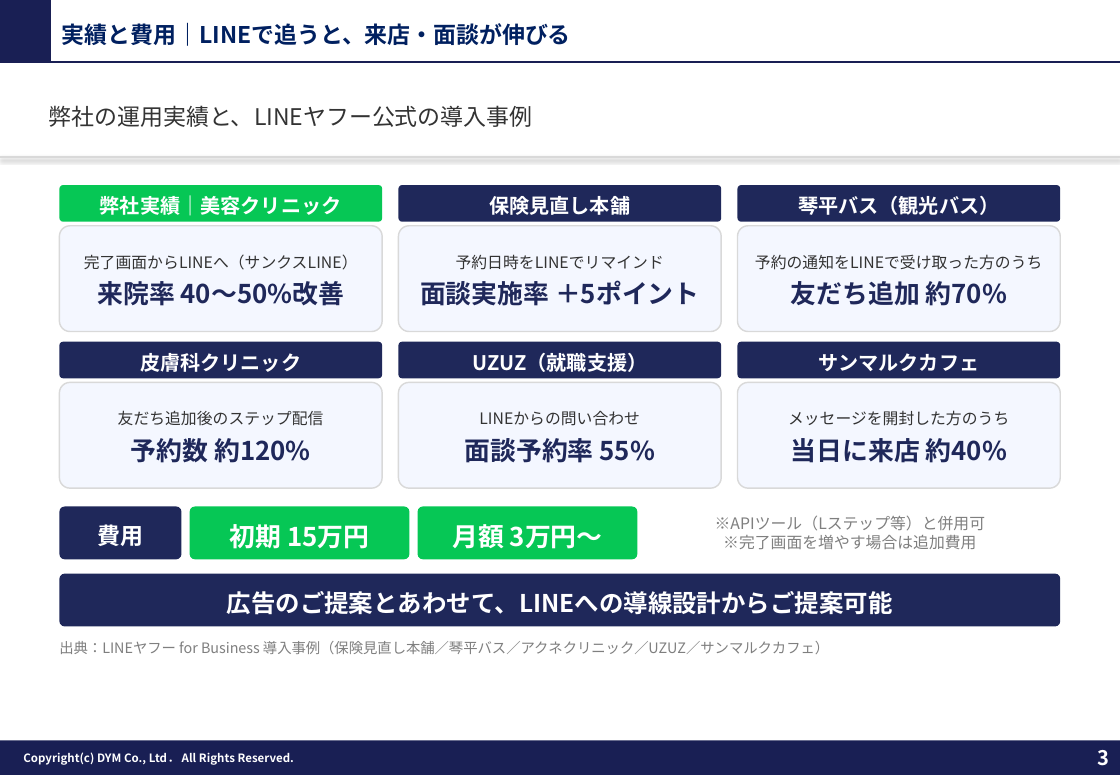
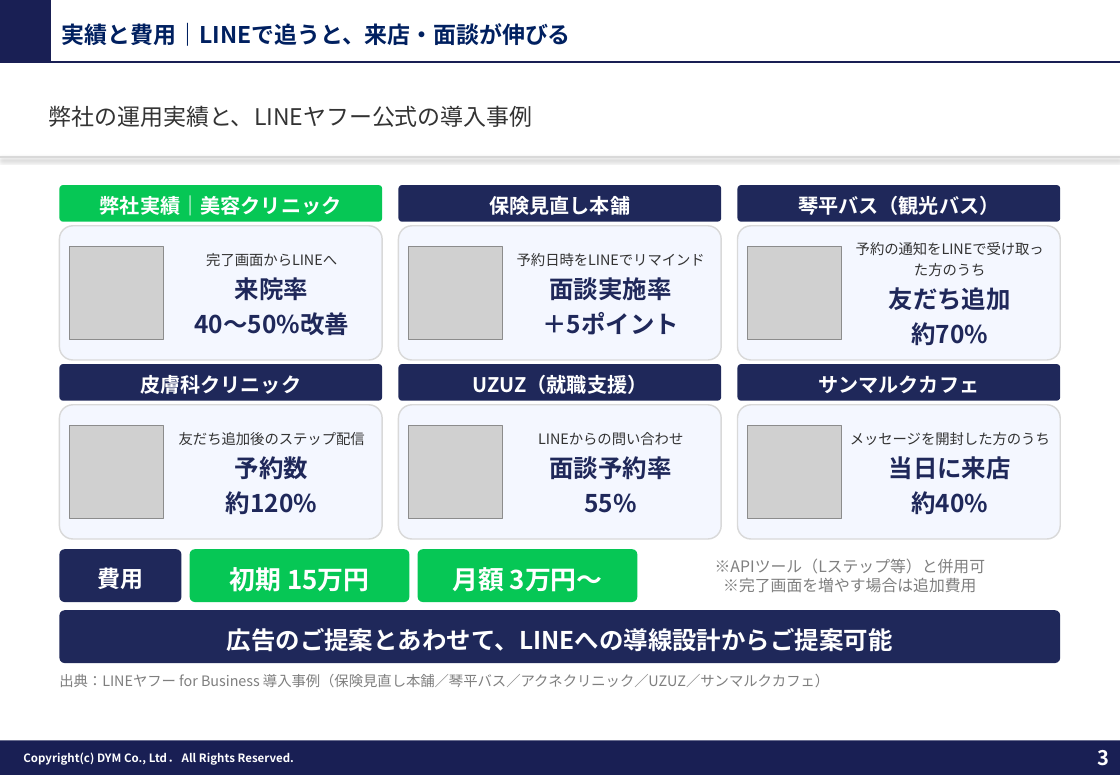
Before and after one commit to tonomura-r-dev/folder, a slide deck: slide 3 of 20261001_サンクスLINEのご提案.pptx. Drawn at 1120x775 pixels with LibreOffice and Linux fonts; fonts in the diff are those of the drawing; grey boxes stand for pictures; background and template pictures are left out. Boxes give left, top, right and bottom in pixels: in the first picture for what was removed or moved away, otherwise in the second. Text is boxed around its words. In the diff, an @@ line names an element or a change of style, - is before the commit and + after.

```diff
--- a/20261001_サンクスLINEのご提案.pptx
+++ b/20261001_サンクスLINEのご提案.pptx
@@ rounded rectangle "完了画面からLINEへ": place and size @@
-rounded rectangle "完了画面からLINEへ" at [59,226,382,332]
+rounded rectangle "完了画面からLINEへ" at [59,226,382,361]
@@ rounded rectangle "予約日時をLINEでリマインド": place and size @@
-rounded rectangle "予約日時をLINEでリマインド" at [398,226,721,332]
+rounded rectangle "予約日時をLINEでリマインド" at [398,226,721,361]
@@ rounded rectangle "予約の通知をLINEで受け取った方のうち": place and size @@
-rounded rectangle "予約の通知をLINEで受け取った方のうち" at [737,226,1060,332]
+rounded rectangle "予約の通知をLINEで受け取った方のうち" at [737,226,1060,361]
@@ picture added at [69,246,163,340] @@
@@ text in rounded rectangle at [194,253,349,335]: text changed; size 11 to 10 pt @@
-完了画面からLINEへ（サンクスLINE）
-来院率 40〜50%改善
+完了画面からLINEへ
+来院率
+40〜50%改善
@@ picture added at [408,246,503,340] @@
@@ text in rounded rectangle at [517,253,705,266]: size 11 to 10 pt in "予約日時をLINEでリマインド" @@
@@ picture added at [748,246,842,340] @@
@@ text in rounded rectangle at [856,242,1044,255]: size 11 to 10 pt in "予約の通知をLINEで受け取った方のうち" @@
@@ text in rounded rectangle at [542,277,679,335]: text changed; size 18 to 17 pt @@
-面談実施率 ＋5ポイント
+面談実施率
+＋5ポイント
@@ text in rounded rectangle at [889,287,1011,345]: text changed; size 18 to 17 pt @@
-友だち追加 約70%
+友だち追加
+約70%
@@ 3 rounded rectangles: place and size @@
-3 rounded rectangles at [59,342,1060,379]
+3 rounded rectangles at [59,364,1060,400]
@@ rounded rectangle "友だち追加後のステップ配信": place and size @@
-rounded rectangle "友だち追加後のステップ配信" at [59,383,382,488]
+rounded rectangle "友だち追加後のステップ配信" at [59,405,382,540]
@@ rounded rectangle "LINEからの問い合わせ": place and size @@
-rounded rectangle "LINEからの問い合わせ" at [398,383,721,488]
+rounded rectangle "LINEからの問い合わせ" at [398,405,721,540]
@@ rounded rectangle "メッセージを開封した方のうち": place and size @@
-rounded rectangle "メッセージを開封した方のうち" at [737,383,1060,488]
+rounded rectangle "メッセージを開封した方のうち" at [737,405,1060,540]
@@ picture added at [69,425,163,519] @@
@@ text in rounded rectangle at [179,432,365,445]: size 11 to 10 pt in "友だち追加後のステップ配信" @@
@@ picture added at [408,425,503,519] @@
@@ text in rounded rectangle at [538,432,683,445]: size 11 to 10 pt in "LINEからの問い合わせ" @@
@@ picture added at [748,425,842,519] @@
@@ text in rounded rectangle at [850,432,1050,445]: size 11 to 10 pt in "メッセージを開封した方のうち" @@
@@ text in rounded rectangle at [226,456,317,514]: text changed; size 18 to 17 pt @@
-予約数 約120%
+予約数
+約120%
@@ text in rounded rectangle at [550,456,672,513]: text changed; size 18 to 17 pt @@
-面談予約率 55%
+面談予約率
+55%
@@ text in rounded rectangle at [889,456,1011,514]: text changed; size 18 to 17 pt @@
-当日に来店 約40%
+当日に来店
+約40%
@@ 3 rounded rectangles, 1 text: place and size @@
-3 rounded rectangles, 1 text at [59,507,985,559]
+3 rounded rectangles, 1 text at [59,549,985,602]
@@ rounded rectangle "広告のご提案とあわせて、LINEへの導線設計からご提案可能": place and size @@
-rounded rectangle "広告のご提案とあわせて、LINEへの導線設計からご提案可能" at [59,574,1060,627]
+rounded rectangle "広告のご提案とあわせて、LINEへの導線設計からご提案可能" at [59,611,1060,664]
@@ text "出典：LINEヤフー for Business 導入事例（保険見直し本舗／琴平バス／アクネクリニック／UZUZ／サンマル ...": place and size @@
-text "出典：LINEヤフー for Business 導入事例（保険見直し本舗／琴平バス／アクネクリニック／UZUZ／サンマル ..." at [59,641,829,654]
+text "出典：LINEヤフー for Business 導入事例（保険見直し本舗／琴平バス／アクネクリニック／UZUZ／サンマル ..." at [59,674,829,687]
```
Also in this commit, not shown: 1 other slide changed, 13 other files.
